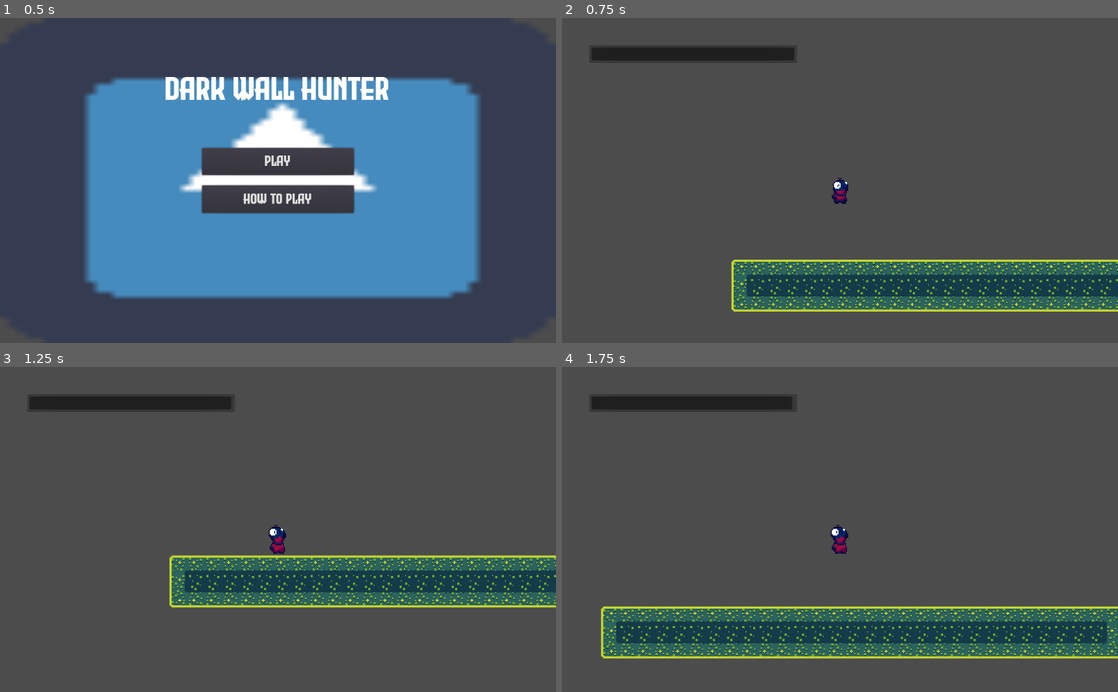
Above: before the commit, frames 1-4 (two rows, left to right).
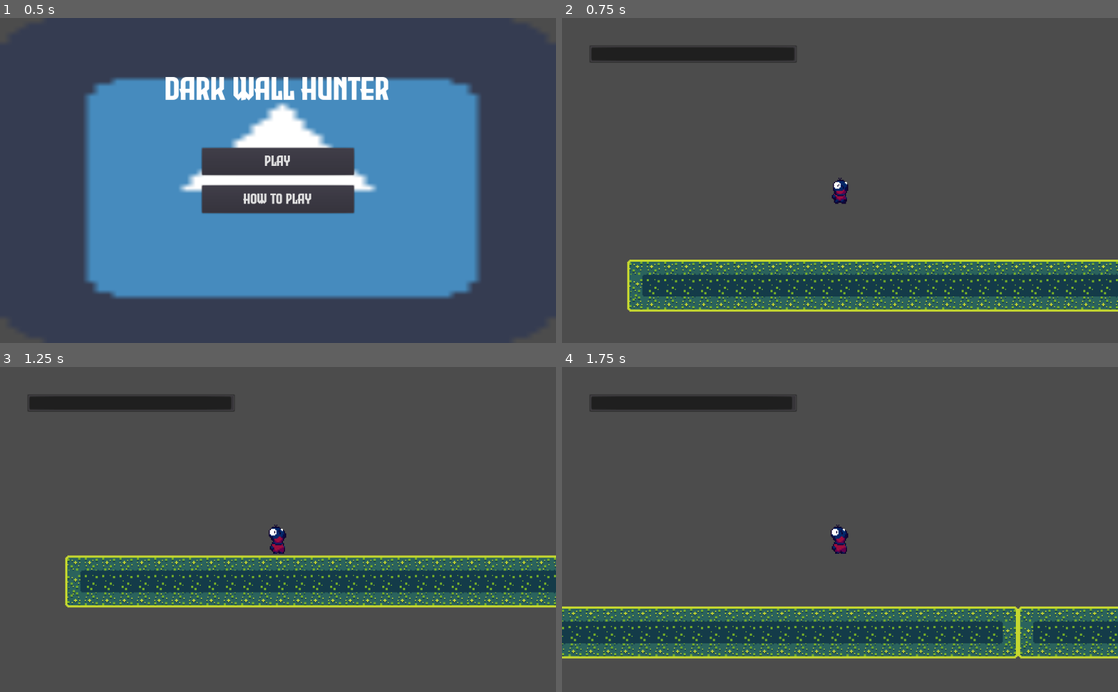
Above: after the commit, the same moments.

Repository: bosskab123/godot-wild-jam-36
Game: Godot game, scene res://scenes/uis/MainMenuUI.tscn
Same seed, same stepped clock (60 frames per second), same inputs: the game is played once before the commit and once after it. The engine's default icon, where the game draws it, is replaced by a stand-in: a white triangle on a blue panel in a dark square.
Inputs:
- Up to frame 1 (0.5 s): no input
- Up to frame 2 (0.75 s): click "Play" at 0.5 s
- Up to frame 3 (1.25 s): no input
- Up to frame 4 (1.75 s): hold D (move_right) from 1.28 s (still down); tap Y (next_chunk) at 1.35 s; tap W (jump) at 1.52 s

Frame 1 is identical in both runs. In frame 2, 3.3% of the frame differs, in the area x 11-87%, y 74-91%; in frame 3, 3.4%, in the area x 11-87%, y 57-75%; in frame 4, 2.1%.

Commit message:
edit player initail position

Diff:
--- a/scenes/MainGame.tscn
+++ b/scenes/MainGame.tscn
@@ -18,7 +18,7 @@
 }
 
 [node name="Player" parent="." instance=ExtResource( 1 )]
-position = Vector2( 100, 360 )
+position = Vector2( 196, 360 )
 
 [node name="RemoteTransform2D" type="RemoteTransform2D" parent="Player"]
 position = Vector2( -256, -160 )
@@ -43,13 +43,13 @@
 shape = SubResource( 2 )
 
 [node name="Camera2D" type="Camera2D" parent="."]
-position = Vector2( -156, 200 )
+position = Vector2( -60, 200 )
 anchor_mode = 0
 current = true
 zoom = Vector2( 0.5, 0.5 )
 
 [node name="DeadWall" parent="." instance=ExtResource( 3 )]
-position = Vector2( -112, 280 )
+position = Vector2( -16, 280 )
 
 [connection signal="body_entered" from="SpawnLine" to="." method="_on_SpawnLine_body_entered"]
 [connection signal="body_entered" from="DestroyLine" to="." method="_on_DestroyLine_body_entered"]
